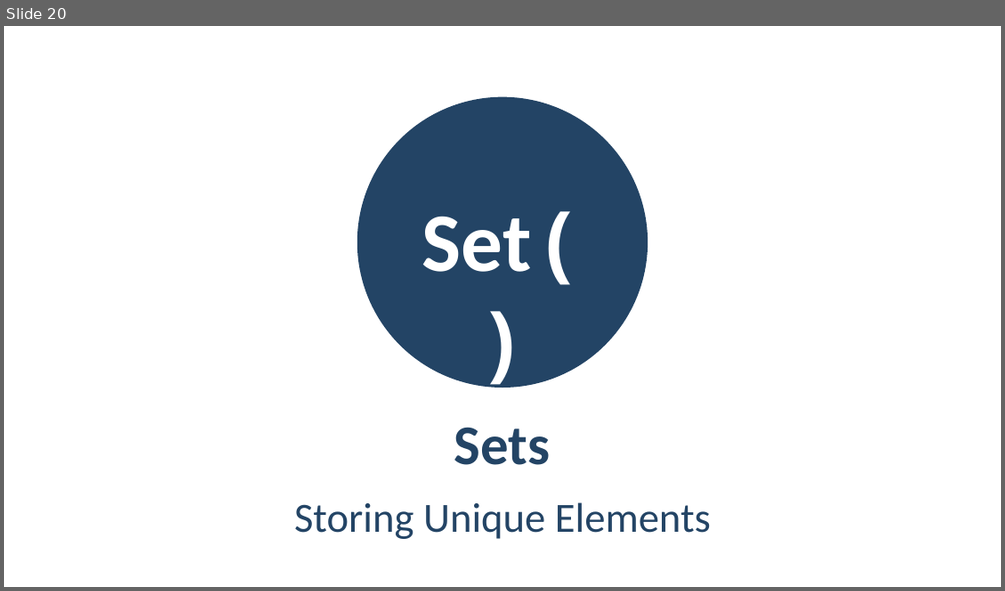
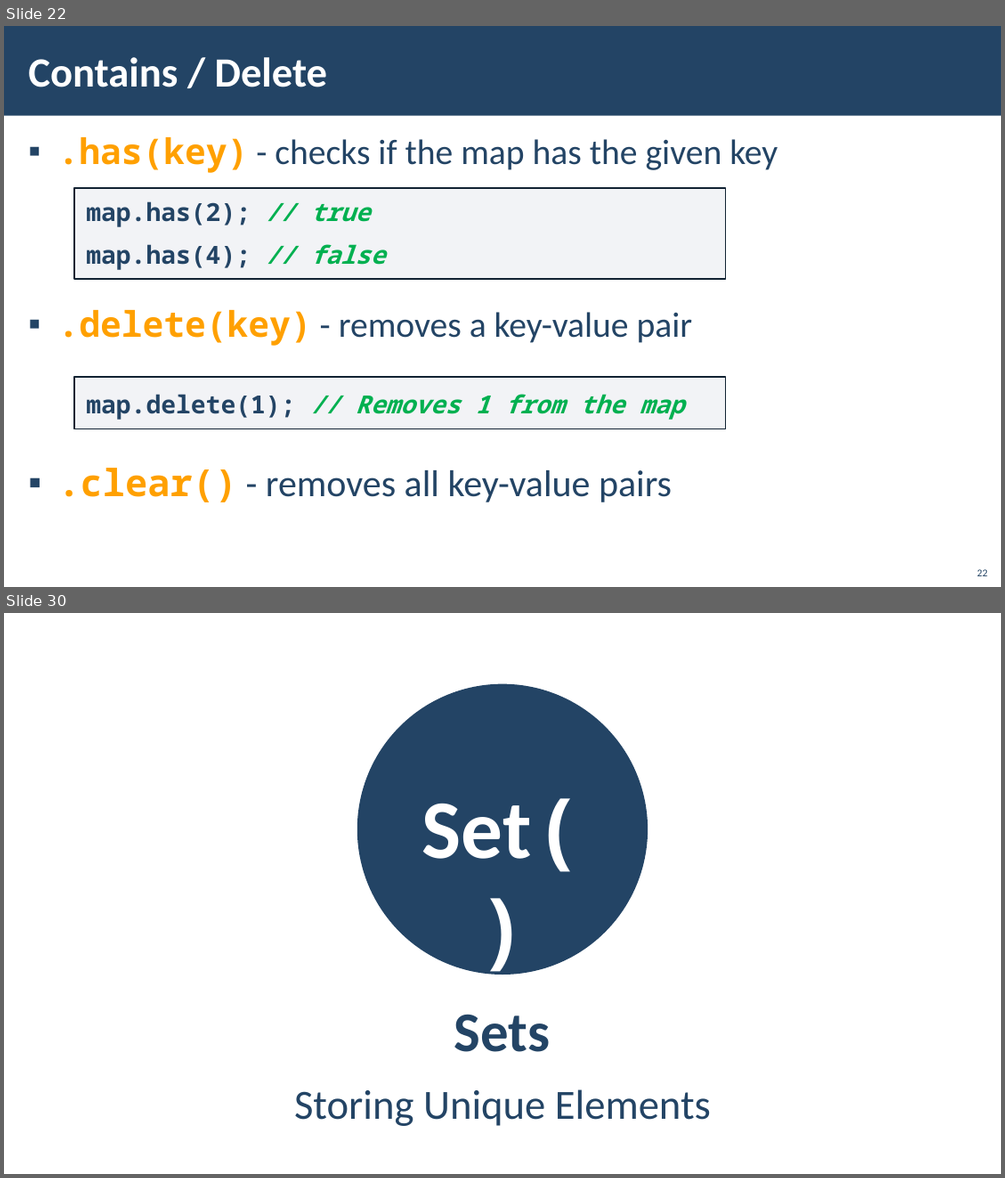
Before and after one commit to YordanovPetar/SoftUni, a slide deck: JavaScriptFundamentals/07_AssociativeArrays/07_1_AssociativeArraysLab/08. JS-Fundamentals-Associative-Arrays.pptx. Shown one above the other, each under a label of ours: slide 20 before the commit, slides 22 and 30 after it; the slides between them are not shown. The pictures are 1005x591 and 1005x1178 pixels, drawn with LibreOffice and Linux fonts; fonts in the diff are those of the drawing; background and template pictures are left out. Boxes give left, top, right and bottom in pixels: in the first picture for what was removed or moved away, otherwise in the second. Text is boxed around its words. In the diff, an @@ line names an element or a change of style, - is before the commit and + after.

```diff
--- a/JavaScriptFundamentals/07_AssociativeArrays/07_1_AssociativeArraysLab/08. JS-Fundamentals-Associative-Arrays.pptx
+++ b/JavaScriptFundamentals/07_AssociativeArrays/07_1_AssociativeArraysLab/08. JS-Fundamentals-Associative-Arrays.pptx
@@ slide 22 added at (4, 26, 1001, 587), background picture (left out) @@
@@ rectangle added at (4, 26, 1001, 116), fill #234465 @@
@@ title added at (28, 57, 327, 87), 40 pt, text #FFFFFF, bold @@
+Contains / Delete
@@ text added at (58, 137, 777, 502), 34 pt, text #234465 @@
+▪ .has(key) - checks if the map has the given key
+▪ .delete(key) - removes a key-value pair
+▪ .clear() - removes all key-value pairs
@@ rectangle added at (74, 188, 726, 279), fill #ADB4C3 at 15% opacity, outline #112233 1 pt, 24 pt, text #234465, bold @@
+map.has(2); // true
+map.has(4); // false
@@ rectangle added at (74, 377, 726, 428), fill #ADB4C3 at 15% opacity, outline #112233 1 pt, 24 pt, text #00B050, bold, italic @@
+map.delete(1); // Removes 1 from the map
@@ page number added at (977, 569, 987, 576), 10 pt, text #234465 @@
+22
@@ what was slide 20 is now slide 30 @@
```
Also in this commit, not shown: 2 slides changed, 10 other slides added, 1 slide removed, 8 other files.
